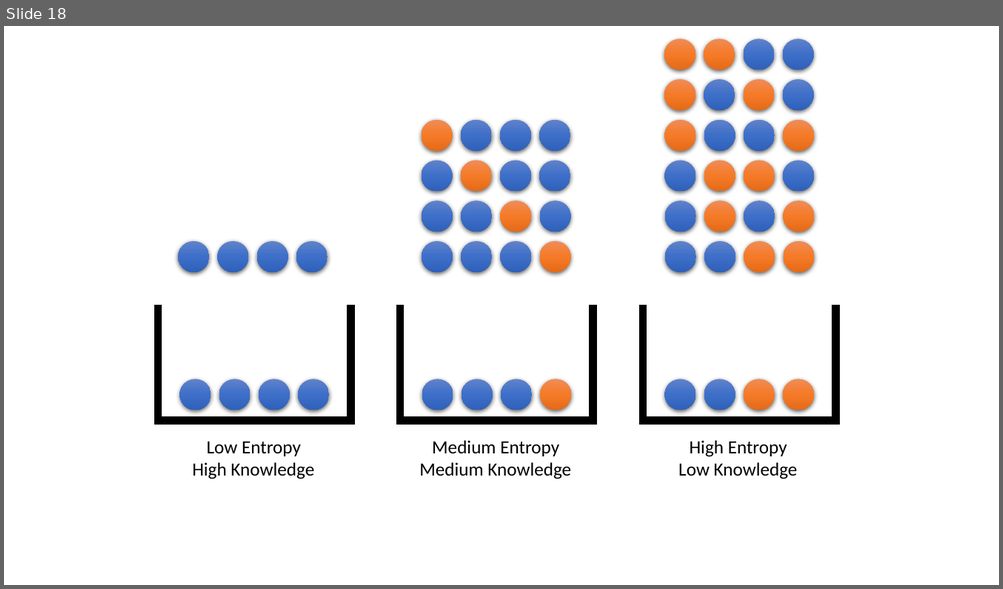
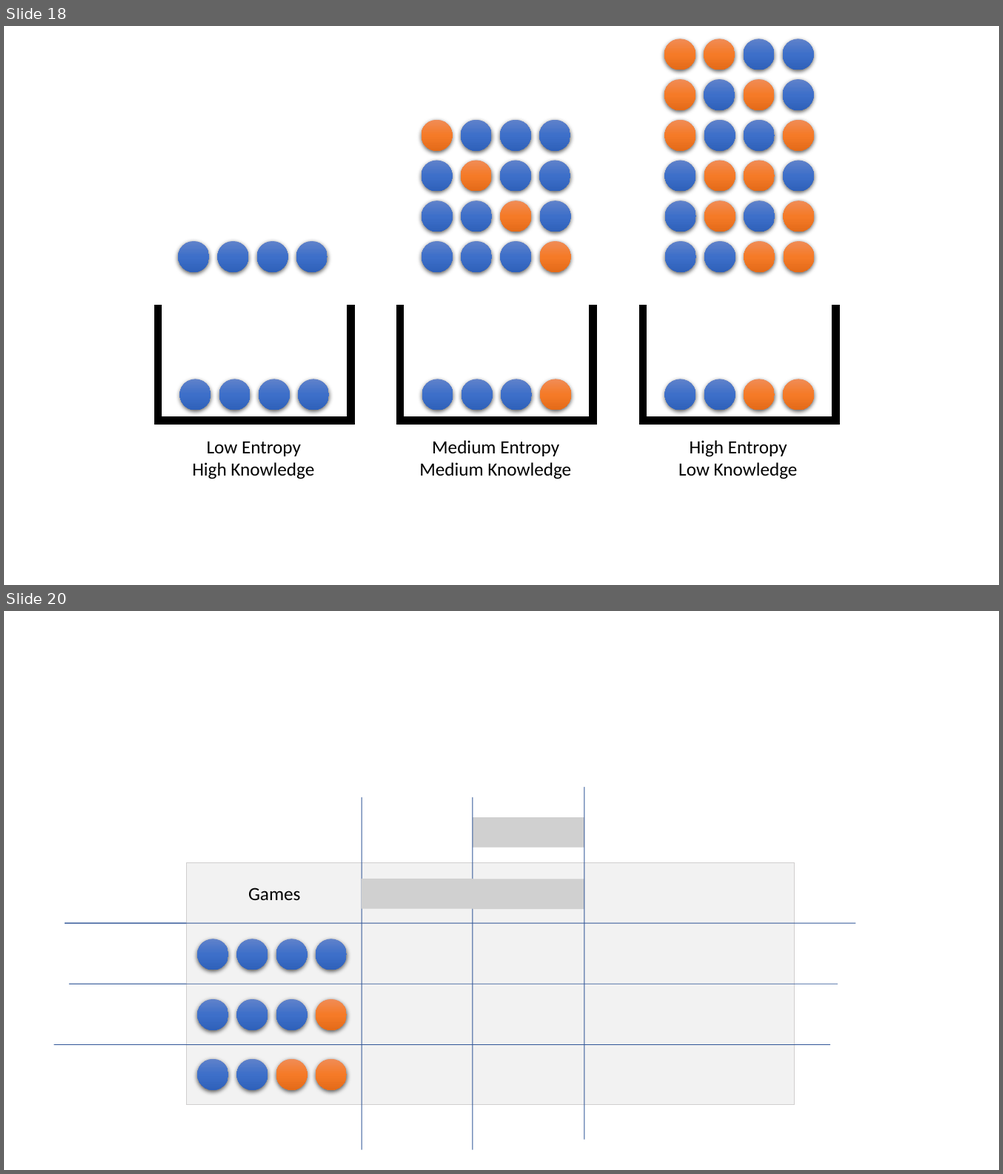
Before and after one commit to deflagg/ArtificialNeuralNetworkStudy, a slide deck: ANN Diagram.pptx. Shown one above the other, each under a label of ours: slide 18 before the commit, slides 18 and 20 after it; the slides between them are not shown. The pictures are 1003x589 and 1003x1174 pixels, drawn with LibreOffice and Linux fonts; fonts in the diff are those of the drawing; grey boxes stand for pictures. Boxes give left, top, right and bottom in pixels: in the first picture for what was removed or moved away, otherwise in the second. Text is boxed around its words. In the diff, an @@ line names an element or a change of style, - is before the commit and + after.

Commit message:
updated

```diff
--- a/ANN Diagram.pptx
+++ b/ANN Diagram.pptx
@@ slide 20 added at bbox=[4, 611, 999, 1170], background #FFFFFF @@
@@ rectangle added at bbox=[583, 787, 584, 1140], fill #2F5597 @@
@@ rectangle added at bbox=[361, 797, 362, 1150], fill #2F5597 @@
@@ rectangle added at bbox=[472, 797, 472, 1150], fill #2F5597 @@
@@ picture added at bbox=[472, 817, 584, 848] @@
@@ rectangle added at bbox=[187, 863, 794, 1105], fill #F2F2F2, outline #D0CECE 1 pt @@
@@ text added at bbox=[248, 888, 300, 900], 18 pt, text #000000 @@
+Games
@@ picture added at bbox=[361, 879, 473, 908] @@
@@ picture added at bbox=[472, 879, 584, 908] @@
@@ rectangle added at bbox=[65, 923, 418, 923], fill #2F5597 @@
@@ rectangle added at bbox=[65, 923, 855, 923], fill #2F5597 @@
@@ line added from (187, 923) to (782, 923), #4472C4 0.5 pt @@
@@ group added at bbox=[197, 940, 347, 971]: 4 ellipses @@
@@ group added at bbox=[197, 940, 347, 971]: 4 ellipses @@
@@ rectangle added at bbox=[69, 984, 422, 985], fill #2F5597 @@
@@ rectangle added at bbox=[69, 984, 837, 985], fill #2F5597 @@
@@ line added from (187, 984) to (782, 984), #4472C4 0.5 pt @@
@@ group added at bbox=[197, 999, 347, 1031]: 4 ellipses @@
@@ group added at bbox=[197, 999, 347, 1031]: 4 ellipses @@
@@ rectangle added at bbox=[54, 1045, 407, 1045], fill #2F5597 @@
@@ rectangle added at bbox=[54, 1045, 830, 1045], fill #2F5597 @@
@@ line added from (185, 1045) to (780, 1045), #4472C4 0.5 pt @@
@@ group added at bbox=[197, 1059, 347, 1091]: 4 ellipses @@
@@ group added at bbox=[197, 1059, 347, 1091]: 4 ellipses @@
```
Also in this commit, not shown: 1 other slide added, 1 slide removed.
